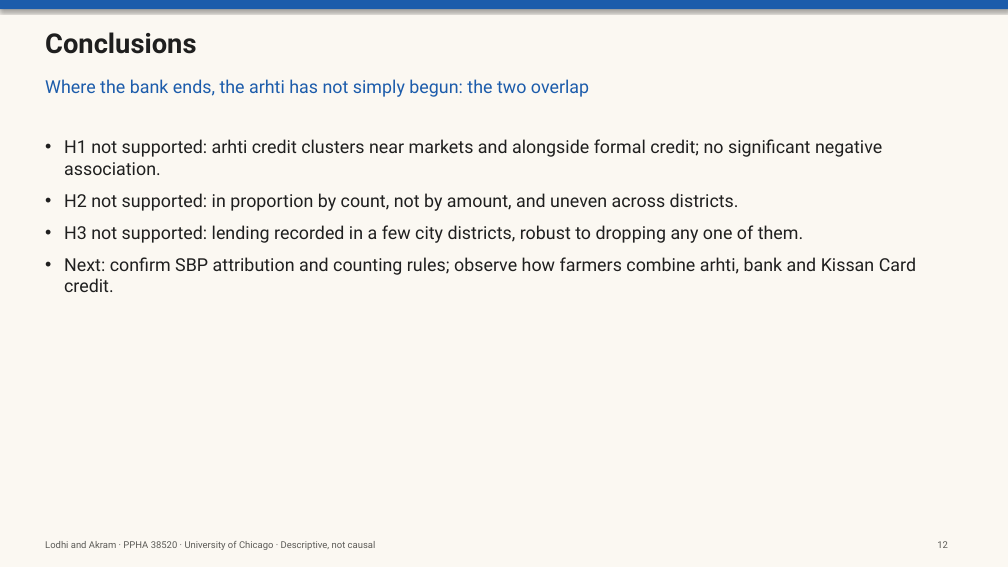
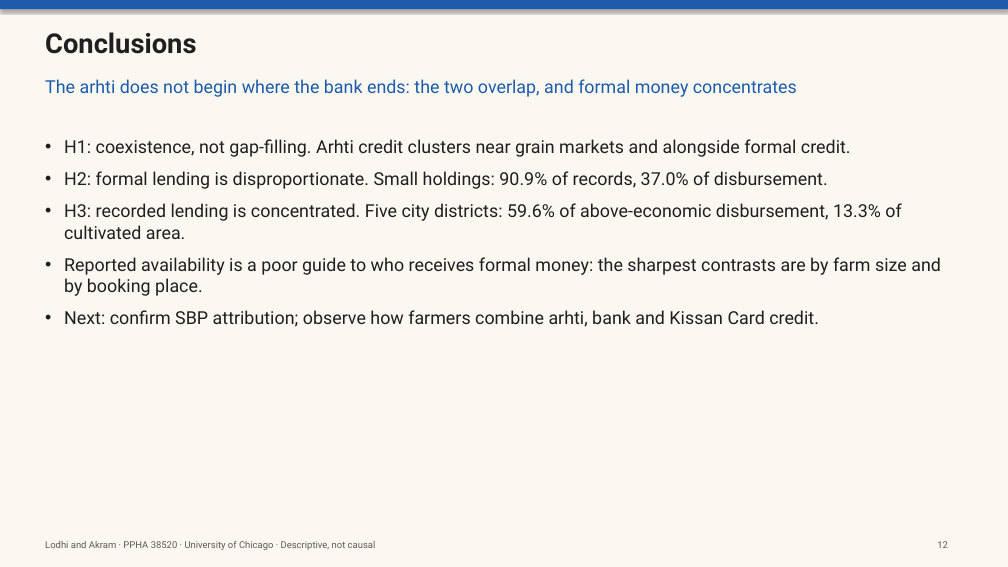
Before and after one commit to ahmedrazakhanlodhi/arhti-project, a slide deck: slide 12 of outputs/slides/arhti_slides.pptx. Drawn at 1008x567 pixels with LibreOffice and Linux fonts; fonts in the diff are those of the drawing. Boxes give left, top, right and bottom in pixels: in the first picture for what was removed or moved away, otherwise in the second. Text is boxed around its words. In the diff, an @@ line names an element or a change of style, - is before the commit and + after.

```diff
--- a/outputs/slides/arhti_slides.pptx
+++ b/outputs/slides/arhti_slides.pptx
@@ text at <box>45,79,797,97</box>: text changed @@
-Where the bank ends, the arhti has not simply begun: the two overlap
+The arhti does not begin where the bank ends: the two overlap, and formal money concentrates
@@ text at <box>64,139,941,327</box>: text changed @@
-• H1 not supported: arhti credit clusters near markets and alongside formal credit; no significant negative association.
-• H2 not supported: in proportion by count, not by amount, and uneven across districts.
-• H3 not supported: lending recorded in a few city districts, robust to dropping any one of them.
-• Next: confirm SBP attribution and counting rules; observe how farmers combine arhti, bank and Kissan Card credit.
+• H1: coexistence, not gap-filling. Arhti credit clusters near grain markets and alongside formal credit.
+• H2: formal lending is disproportionate. Small holdings: 90.9% of records, 37.0% of disbursement.
+• H3: recorded lending is concentrated. Five city districts: 59.6% of above-economic disbursement, 13.3% of cultivated area.
+• Reported availability is a poor guide to who receives formal money: the sharpest contrasts are by farm size and by booking place.
+• Next: confirm SBP attribution; observe how farmers combine arhti, bank and Kissan Card credit.
```
Also in this commit, not shown: 3 other slides changed, 13 other files.
